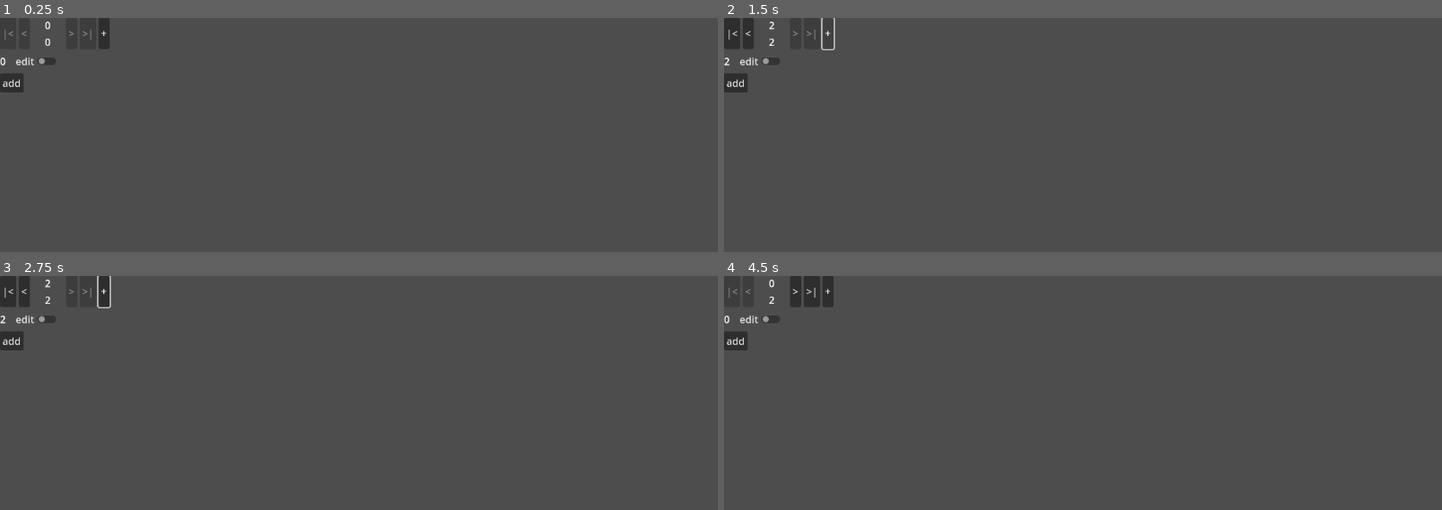
Above: before the commit, frames 1-4 (two rows, left to right).
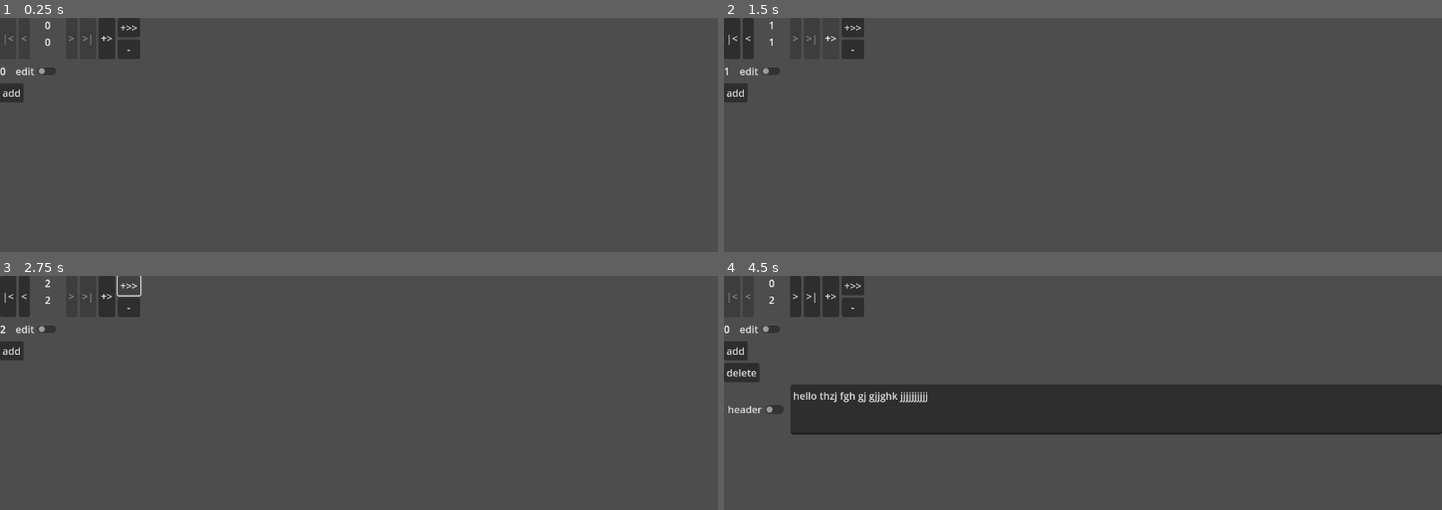
Above: after the commit, the same moments.

Repository: SnekOfSpice/dialog-editor
Game: Godot game, scene res://src/editor.tscn
The game is run twice, just before and just after one commit, with the same random seed, the same clock (stepped at 60 frames per second) and the same inputs.
Inputs (mouse positions are in pixels of both pictures, inside the frame that each line leads up to):
- Up to frame 1 (0.25 s): no input
- Up to frame 2 (1.5 s): click "+" (after the commit: "add") at 0.5 s; click (831, 39) at 1.25 s, where only the run after the commit has a clickable "+>"
- Up to frame 3 (2.75 s): click (129, 285) at 2 s, where only the run after the commit has a clickable "+>>"
- Up to frame 4 (4.5 s): click "add" at 2.75 s; click (853, 306) at 3.5 s, where only the run after the commit has a clickable "-"; click "|<" at 4.25 s

The runs differ from the first frame. In frame 1, 1.3% of the frame differs, in the area x 0-20%, y 0-37%; in frame 2, 1.4%; in frame 3, 1.4%; in frame 4, 21%, in the area x 0-100%, y 0-68%.

Commit message:
inserting page works

Diff:
--- a/autoload/pages.gd
+++ b/autoload/pages.gd
@@ -19,11 +19,14 @@
 
 #var page_count := 0
 
+
+signal pages_modified
+
 func get_page_count() -> int:
 	return page_data.size()
 
-func create_page(number:int):
-	if page_data.keys().has(number):
+func create_page(number:int, overwrite_existing:= false):
+	if page_data.keys().has(number) and not overwrite_existing:
 		push_warning(str("page_data already has page with number ", number))
 		return
 	prints("creating page ", number)
@@ -32,6 +35,8 @@
 		"page_key":"",
 		"lines": []
 	}
+
+	emit_signal("pages_modified")
 
 func get_lines(page_number: int):
 	return page_data.get(page_number).get("lines")
@@ -50,13 +55,15 @@
 
 func insert_page(at: int):
 	# reindex all after at
-	for i in range(get_page_count() - 1, at, -1):
+	for i in range(get_page_count() - 1, at - 1, -1):
 		var data = page_data.get(i)
-		data["number"] = data.get("number") + 1
-		page_data[i] = data
+		var new_number = i + 1#data.get("number") + 1
+		prints("reindexing ", i, " to ", new_number)
+		data["number"] = new_number
+		page_data[new_number] = data
 
 	# insert page
-	create_page(at)
+	create_page(at, true)
 
 func delete_page(at: int):
 	if not page_data.keys().has(at):
@@ -71,3 +78,5 @@
 
 	# the last page is now a duplicate
 	page_data.erase(get_page_count())
+
+	emit_signal("pages_modified")
--- a/src/editor.gd
+++ b/src/editor.gd
@@ -6,6 +6,9 @@
 
 func _ready() -> void:
 	add_empty_page()
+
+	Pages.connect("pages_modified", update_controls)
+	update_controls()
 
 func load_page(number: int):
 	if number < 0 or number > Pages.get_page_count():
@@ -28,6 +31,7 @@
 
 	update_controls()
 
+
 func update_controls():
 	if not current_page:
 		return
@@ -45,9 +49,13 @@
 	load_page(page_count)
 
 
+func get_current_page_number() -> int:
+	if not current_page:
+		return 0
 
-func _on_add_pressed() -> void:
-	add_empty_page()
+	return current_page.number
+
+
 
 
 func _on_first_pressed() -> void:
@@ -65,3 +73,24 @@
 
 func _on_last_pressed() -> void:
 	load_page(Pages.get_page_count() - 1)
+
+
+func _on_add_last_pressed() -> void:
+	add_empty_page()
+
+func _on_delete_current_pressed() -> void:
+	if Pages.get_page_count() <= 1:
+		push_warning("you cannot delete the last page")
+		return
+
+	Pages.delete_page(get_current_page_number())
+
+
+func _on_add_after_pressed() -> void:
+	var at = get_current_page_number() + 1
+	if at >= Pages.get_page_count():
+		add_empty_page()
+		return
+	Pages.insert_page(at)
+
+	load_page(at)
--- a/src/editor.tscn
+++ b/src/editor.tscn
@@ -60,9 +60,22 @@
 focus_mode = 0
 text = ">|"
 
-[node name="Add" type="Button" parent="Core/PageControl/PageNav"]
+[node name="AddAfter" type="Button" parent="Core/PageControl/PageNav"]
 layout_mode = 2
-text = "+"
+focus_mode = 0
+text = "+>"
+
+[node name="Positional" type="VBoxContainer" parent="Core/PageControl/PageNav"]
+layout_mode = 2
+
+[node name="AddLast" type="Button" parent="Core/PageControl/PageNav/Positional"]
+layout_mode = 2
+text = "+>>"
+
+[node name="DeleteCurrent" type="Button" parent="Core/PageControl/PageNav/Positional"]
+layout_mode = 2
+focus_mode = 0
+text = "-"
 
 [node name="PageContainer" type="VBoxContainer" parent="Core"]
 layout_mode = 2
@@ -74,4 +87,6 @@
 [connection signal="pressed" from="Core/PageControl/PageNav/Prev" to="." method="_on_prev_pressed"]
 [connection signal="pressed" from="Core/PageControl/PageNav/Next" to="." method="_on_next_pressed"]
 [connection signal="pressed" from="Core/PageControl/PageNav/Last" to="." method="_on_last_pressed"]
-[connection signal="pressed" from="Core/PageControl/PageNav/Add" to="." method="_on_add_pressed"]
+[connection signal="pressed" from="Core/PageControl/PageNav/AddAfter" to="." method="_on_add_after_pressed"]
+[connection signal="pressed" from="Core/PageControl/PageNav/Positional/AddLast" to="." method="_on_add_last_pressed"]
+[connection signal="pressed" from="Core/PageControl/PageNav/Positional/DeleteCurrent" to="." method="_on_delete_current_pressed"]
